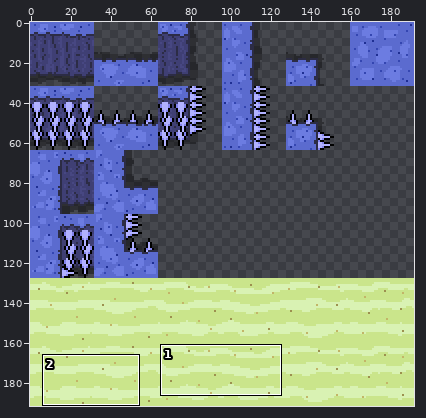
Pixel-art file, stored at Assets/Sprites/Tiles.ase. Above, an overview of the earlier version with the close-up marked.
Close-up. Old version:
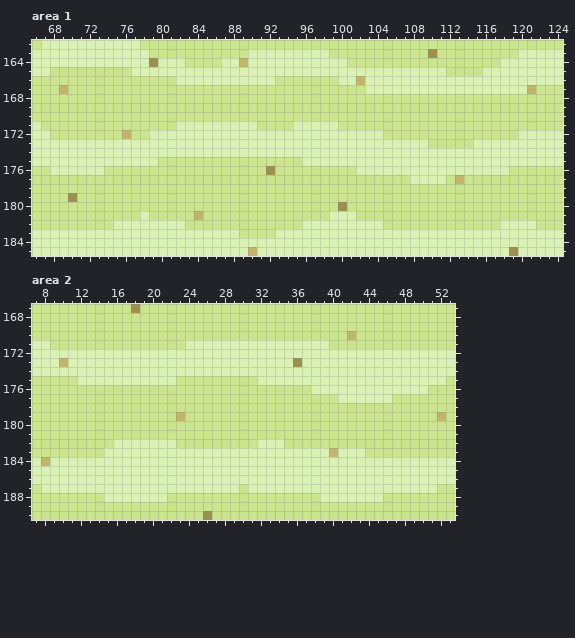
192x192 pixels, 1 frame. Shown: area 1: x 66..124, y 162..185; area 2: x 7..53, y 167..190.
The same view after the edit:
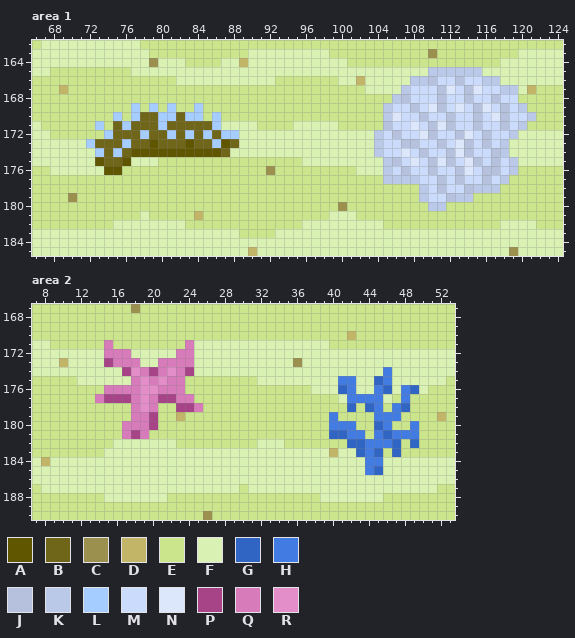
Palette (. is transparent): A #615600  B #6f661a  C #9c904f  D #c2b568  E #cae58b  F #d9f2b3  G #3065c3  H #427ce3  J #b6c1dd  K #bbc9e8  L #a6cdff  M #cbdbfc  N #dde7fc  P #a74488  Q #d77bba  R #e38ec8
The edit:
Area 1, layer "Decoration":
y 165: x 110..115 FFEEEE -> KKKKKK
y 166: x 108..117 FFFFFFFFFF -> KKJMMJMMKK
y 167: x 107..119 FFFFFFFFFFFFF -> KMMMJNMJNMMKK
y 168: x 106..119 EEEEEEEEEEEEEE -> KJMMMJMMJMMJMM
y 169: x 77 E -> L; x 79 E -> L; x 81 E -> L; x 84 E -> L; x 105..120 EEEEEEEEEEEEEEEE -> KMMJMNJMNMJNMJMK
y 170: x 75 E -> L; x 77..84 EEEEEEEE -> LBBLLBLL; x 86 E -> L; x 105..121 EEEEEEEEEEEEEEEEE -> KNMMJMMJMMJMNJMMK
y 171: x 73 E -> L; x 75..86 EEEEEEEFFFFF -> BLBBBLBBBBBL; x 105..120 EEEEEEEEEEEEEEEE -> JMMNMJNJMMJMMJMK
y 172: x 74..88 EEDEEFFFFFFFFFF -> LBBBLBBLBLBLBLL; x 104..119 FEEEEEEEEEEEEEEE -> KMJMMNJMMJNMJMMK
y 173: x 72..88 FFFFFFFFFFFFFFFFF -> LBBBLBBABBBABBLAB; x 104..118 FFFFFFEEEEEFFFF -> KMMJJMMJMNJMJMK
y 174: x 73..87 FFFFFFFFFFFFFFF -> LBLBAAAAAAAAAAB; x 104..118 FFFFFFFFFFFFFFF -> KMMNMJMMJNJMMJK
y 175: x 73..76 FFFF -> ABBA; x 105..119 FFFFFFFFFFFFFFF -> KJMNMJNJMNJMJMK
y 176: x 74..75 EE -> AA; x 105..119 FFFFFFFFFFFFFFE -> KMJMMJMMJNMJJMK
y 177: x 105..118 EEEFFFFEDEEEEE -> KKKKMMJMJMMJMK
y 178: x 109..117 EEEEEEEEE -> KMJMMJKKK
y 179: x 109..114 EEEEEE -> KMMJKK
y 180: x 110..111 EE -> KK
Area 2, layer "Decoration":
y 171: x 15 E -> Q; x 24 F -> Q
y 172: x 15..17 FFF -> QQQ; x 23..24 FF -> QQ
y 173: x 15..18 FFFF -> PQQQ; x 21..24 FFFF -> QQQQ
y 174: x 17..24 FFFFFFFF -> PRQPQRQP; x 46 F -> H
y 175: x 18..23 FFFFFE -> QRQRQQ; x 41..42 FF -> HH; x 45..46 FF -> GH
y 176: x 15..23 EEEEEEEEE -> QQQQRRQQQ; x 41..42 FF -> GH; x 45..46 FF -> HG; x 48..49 FF -> HG
y 177: x 14..24 EEEEEEEEEEE -> QPPPQRQPPQQ; x 42..45 FFFF -> HHHH; x 48 E -> H
y 178: x 18..20 EEE -> QRQ; x 23..25 EEE -> PPQ; x 42 E -> G; x 44..45 EE -> GH; x 47..48 EE -> HG
y 179: x 18..20 EEE -> QQP; x 40 E -> H; x 45..47 EEE -> HHH
y 180: x 17..20 EEEE -> QQQP; x 40..42 EEE -> HHH; x 45..46 EE -> GH; x 49 E -> H
y 181: x 17..19 EEE -> QPQ; x 40..43 EEEE -> GGHH; x 45..49 EEEEE -> HGHHH
y 182: x 42..47 EEEEEE -> GGHHHG; x 49 E -> G
y 183: x 43..45 FEE -> GHG; x 47 E -> G
y 184: x 44..45 FF -> HH
y 185: x 44..45 FF -> HG
Pixel boxes of the changes (left, top, right, bottom) in both close-ups:
changed: (374, 67, 536, 211)
changed: (86, 103, 239, 175)
changed: (95, 340, 203, 439)
changed: (329, 367, 419, 475)
